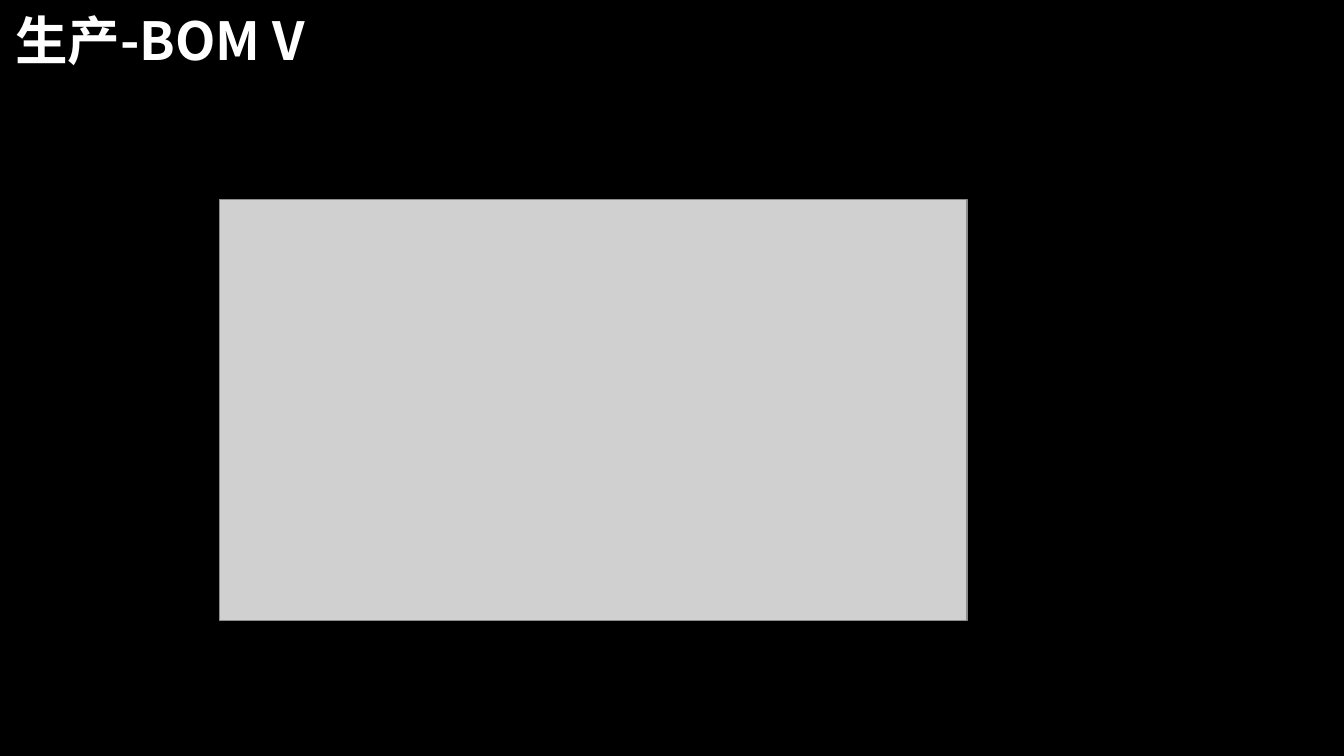
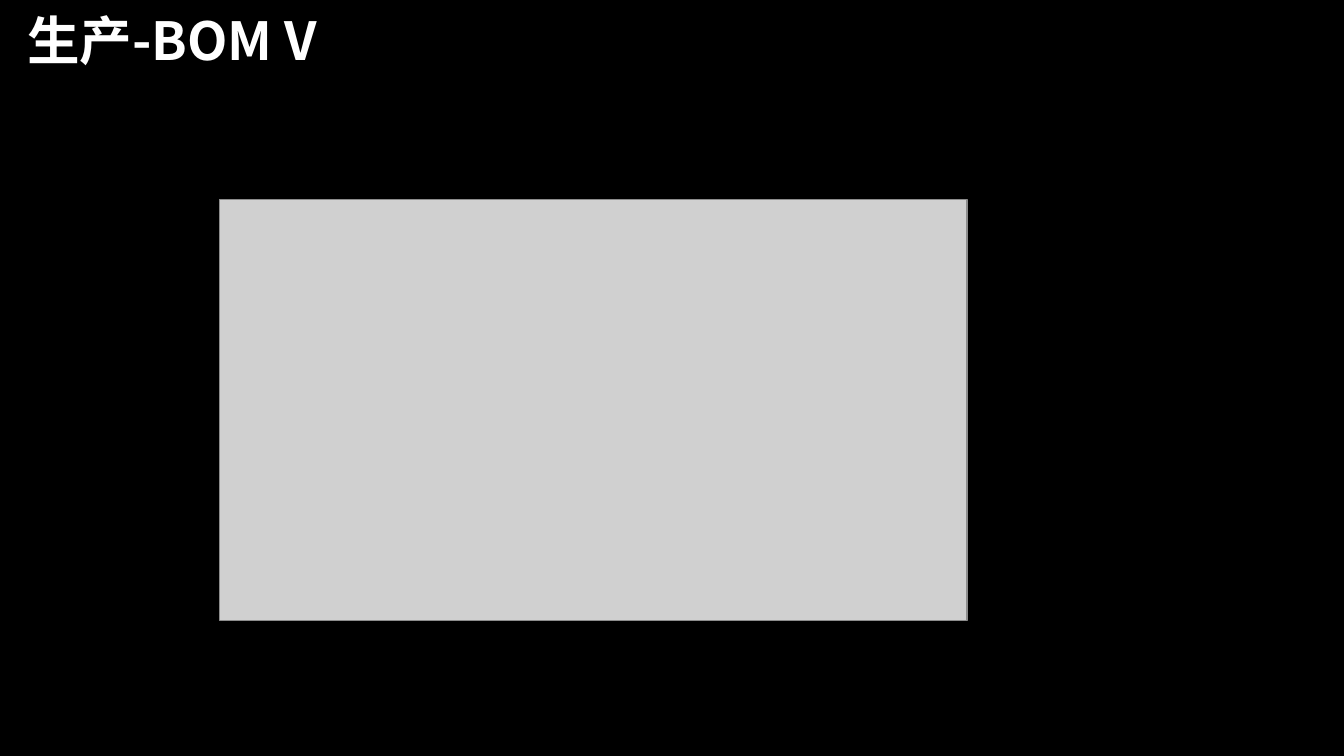
Before and after one commit to dislin/MyProject, a slide deck: slide 37 of Sinopec/Document/你的ERP.pptx. Drawn at 1344x756 pixels with LibreOffice and Linux fonts; fonts in the diff are those of the drawing; grey boxes stand for pictures; background and template pictures are left out. Boxes give left, top, right and bottom in pixels: in the first picture for what was removed or moved away, otherwise in the second. Text is boxed around its words. In the diff, an @@ line names an element or a change of style, - is before the commit and + after.

```diff
--- a/Sinopec/Document/你的ERP.pptx
+++ b/Sinopec/Document/你的ERP.pptx
@@ title "生产-BOM V": place and size @@
-title "生产-BOM V" at bbox=[15, 15, 304, 65]
+title "生产-BOM V" at bbox=[27, 15, 316, 65]
```
Also in this commit, not shown: 42 other slides changed, 2 slides added, 1 slide removed.
